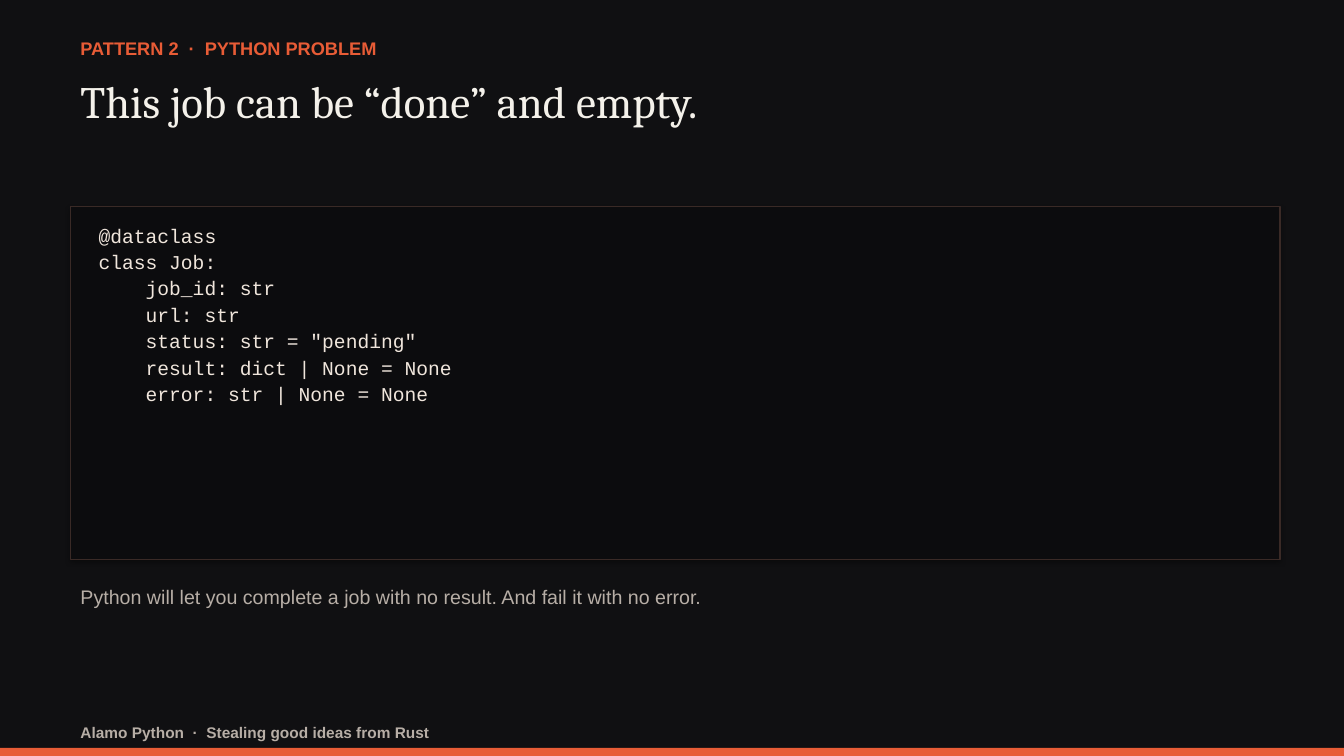
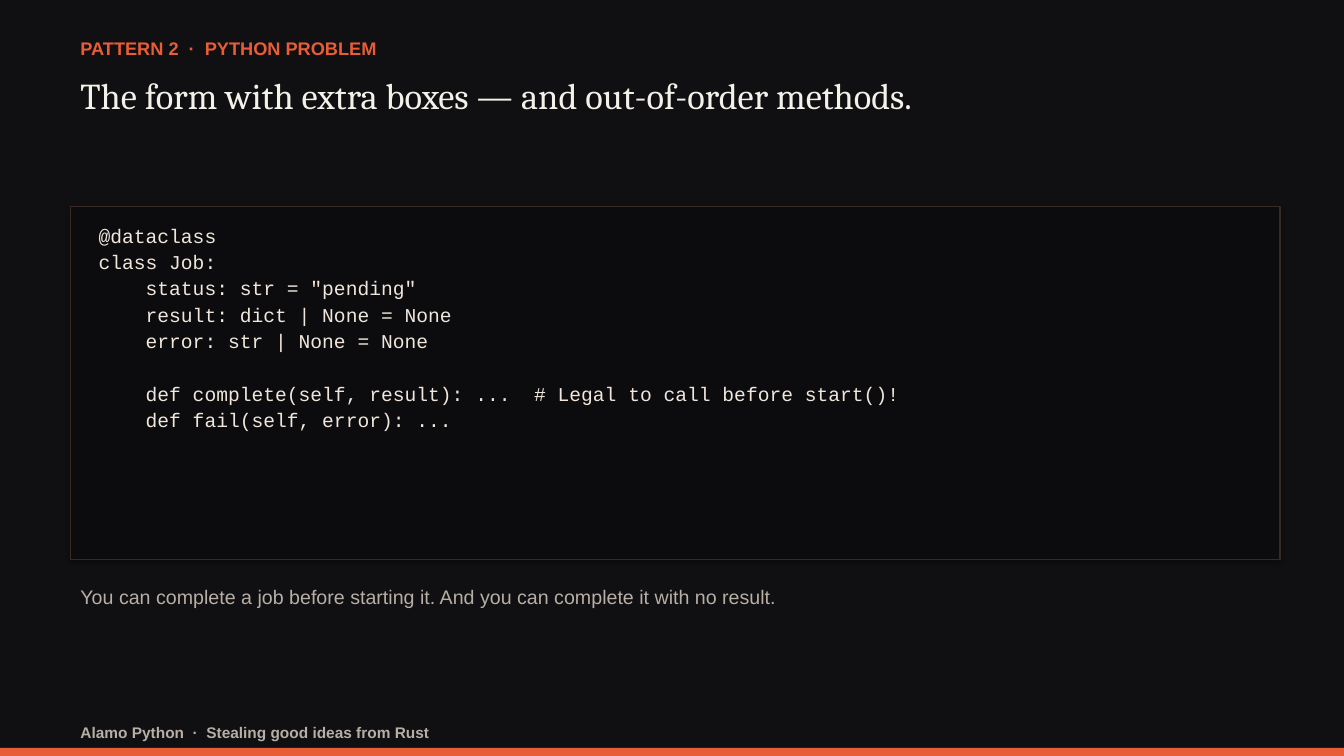
Before and after one commit to darwing1210/thinking-in-rust-writing-in-python, a slide deck: slide 11 of presentation/stealing-good-ideas-from-rust.pptx. Drawn at 1344x756 pixels with LibreOffice and Linux fonts; fonts in the diff are those of the drawing. Boxes give left, top, right and bottom in pixels: in the first picture for what was removed or moved away, otherwise in the second. Text is boxed around its words. In the diff, an @@ line names an element or a change of style, - is before the commit and + after.

```diff
--- a/presentation/stealing-good-ideas-from-rust.pptx
+++ b/presentation/stealing-good-ideas-from-rust.pptx
@@ text at box(80, 83, 912, 110): text changed; size 32 to 26 pt @@
-This job can be “done” and empty.
+The form with extra boxes — and out-of-order methods.
@@ text at box(146, 282, 275, 322): paragraphs removed @@
-job_id: str
-url: str
@@ text at box(146, 387, 899, 405): paragraphs added @@
+def complete(self, result): ... # Legal to call before start()!
+def fail(self, error): ...
@@ text at box(80, 590, 775, 608): text changed @@
-Python will let you complete a job with no result. And fail it with no error.
+You can complete a job before starting it. And you can complete it with no result.
```
Also in this commit, not shown: 10 other slides changed, 6 slides added, 4 slides removed, 21 other files.
